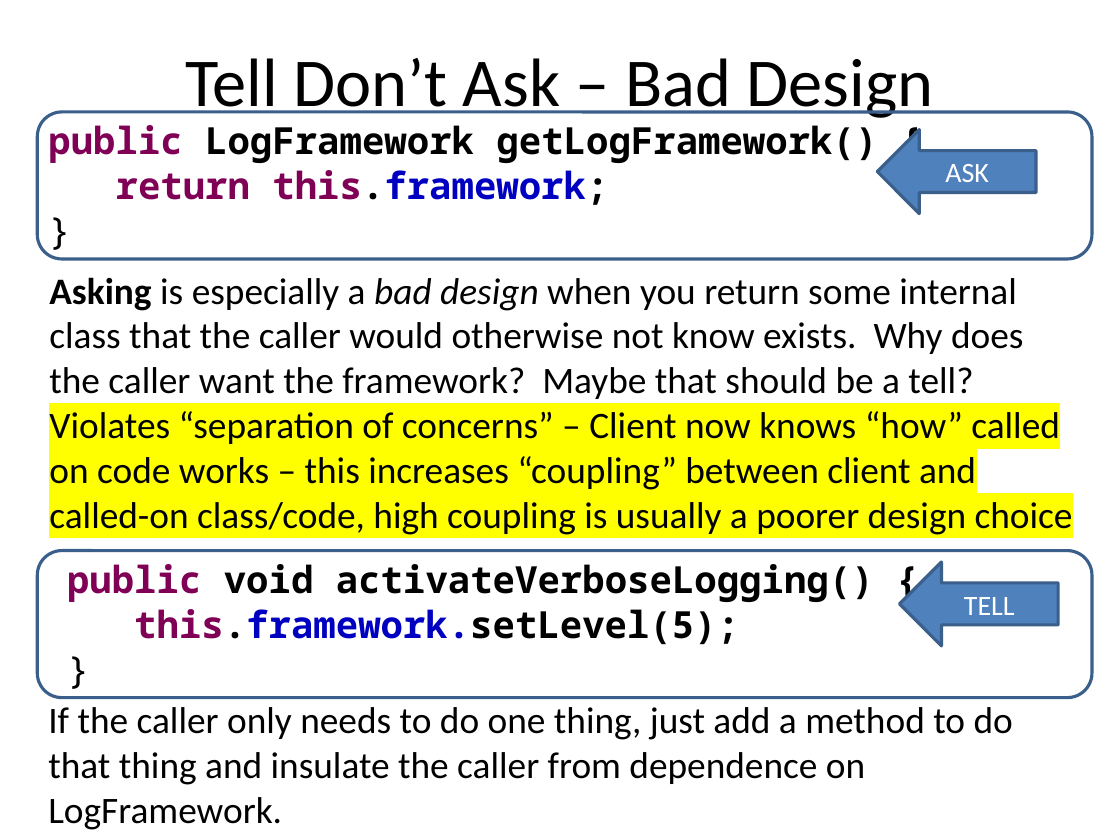
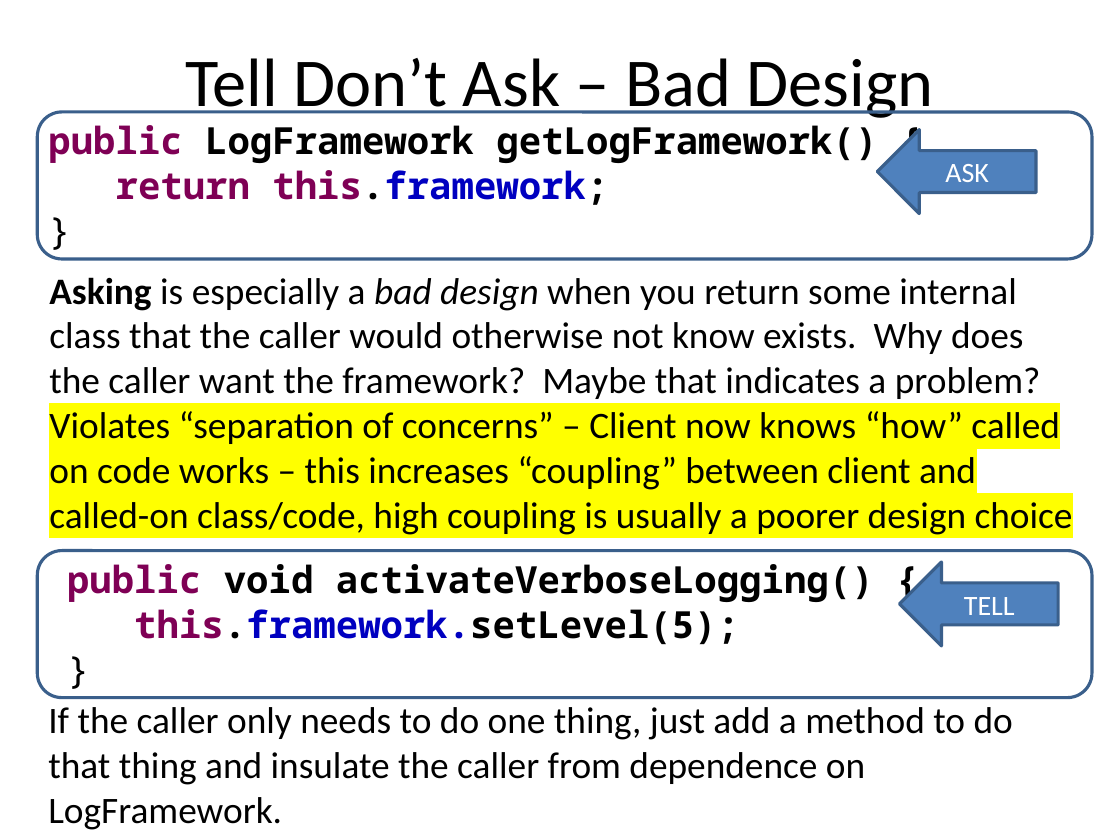
Before and after one commit to RHIT-CSSE/csse220, a slide deck: slide 12 of ClassMaterials/CohesionAndCoupling/Slides/Cohesion_And_Coupling.pptx (slide 11 before the commit). Drawn at 1120x840 pixels with LibreOffice and Linux fonts; fonts in the diff are those of the drawing. Boxes give left, top, right and bottom in pixels: in the first picture for what was removed or moved away, otherwise in the second. Text is boxed around its words. In the diff, an @@ line names an element or a change of style, - is before the commit and + after.

```diff
--- a/ClassMaterials/CohesionAndCoupling/Slides/Cohesion_And_Coupling.pptx
+++ b/ClassMaterials/CohesionAndCoupling/Slides/Cohesion_And_Coupling.pptx
@@ text at bbox=[49, 277, 1041, 399]: text changed @@
-Asking is especially a bad design when you return some internal class that the caller would otherwise not know exists. Why does the caller want the framework? Maybe that should be a tell?
+Asking is especially a bad design when you return some internal class that the caller would otherwise not know exists. Why does the caller want the framework? Maybe that indicates a problem?
```
Also in this commit, not shown: 12 other slides changed, 2 slides added, 1 slide removed.
